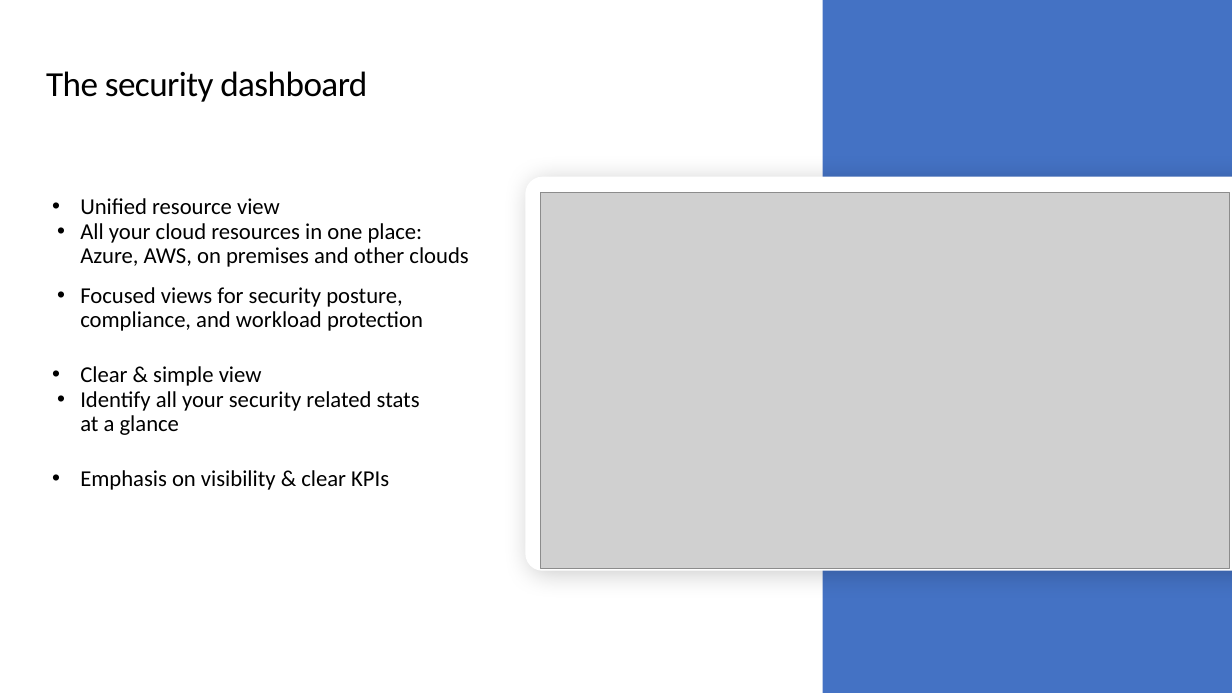
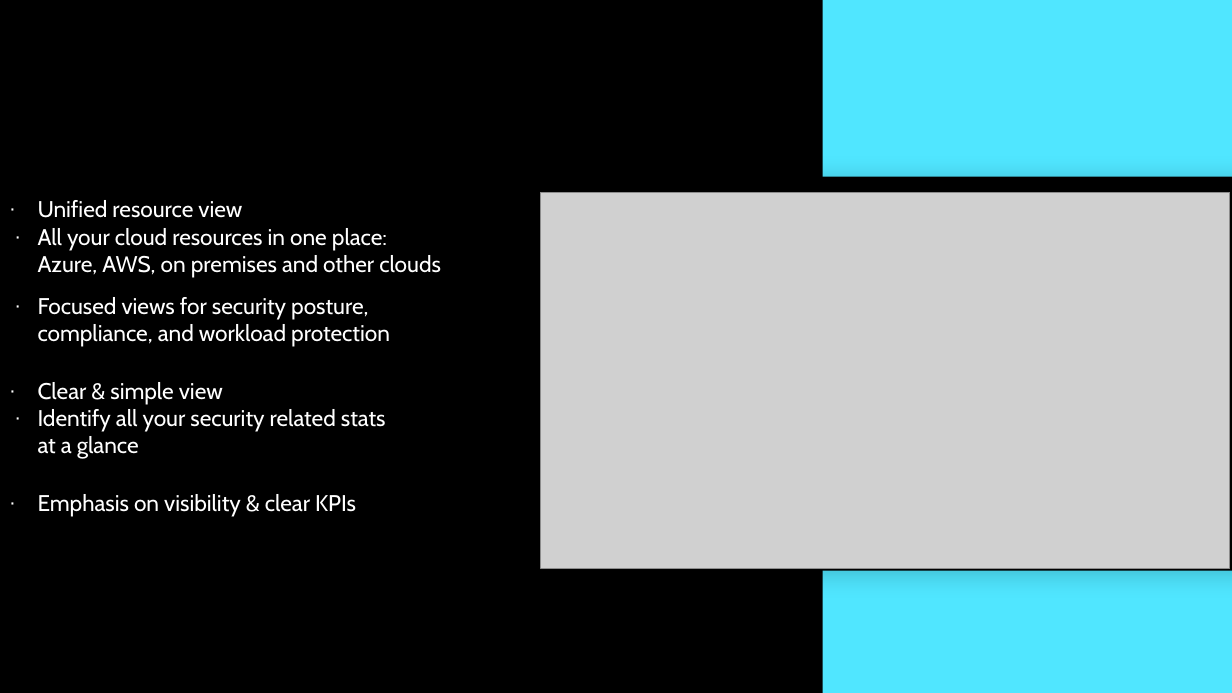
Before and after one commit to peterperov/MSFTCSA, a slide deck: slide 11 of 118-Microsoft Defender/MSFT Defender for X overview.pptx (slide 9 before the commit). Drawn at 1232x693 pixels with LibreOffice and Linux fonts; fonts in the diff are those of the drawing; grey boxes stand for pictures; background and template pictures are left out. Boxes give left, top, right and bottom in pixels: in the first picture for what was removed or moved away, otherwise in the second. Text is boxed around its words. In the diff, an @@ line names an element or a change of style, - is before the commit and + after.

```diff
--- a/118-Microsoft Defender/MSFT Defender for X overview.pptx
+++ b/118-Microsoft Defender/MSFT Defender for X overview.pptx
@@ background #FFFFFF to #000000 @@
@@ rectangle at [823, 0, 1232, 693]: fill #4472C4 to #50E6FF @@
@@ title "The security dashboard" at [212, 298, 286, 320]: font Calibri to Cabin; vertical alignment middle to top @@
@@ text "Unified resource view": place and size @@
-text "Unified resource view" at [80, 198, 468, 490]
+text "Unified resource view" at [38, 200, 441, 517]
@@ text "Unified resource view" at [38, 200, 441, 517]: font Calibri to Cabin, text colour #000000 to #FFFFFF; bullet • to ·; line spacing 0.9 to 1 @@
@@ rounded rectangle at [532, 183, 1232, 564]: fill #FFFFFF to #000000; outline #FFFFFF 10 pt to #000000 10 pt @@
```
Also in this commit, not shown: 10 other slides changed, 2 slides added, 1 other file.
